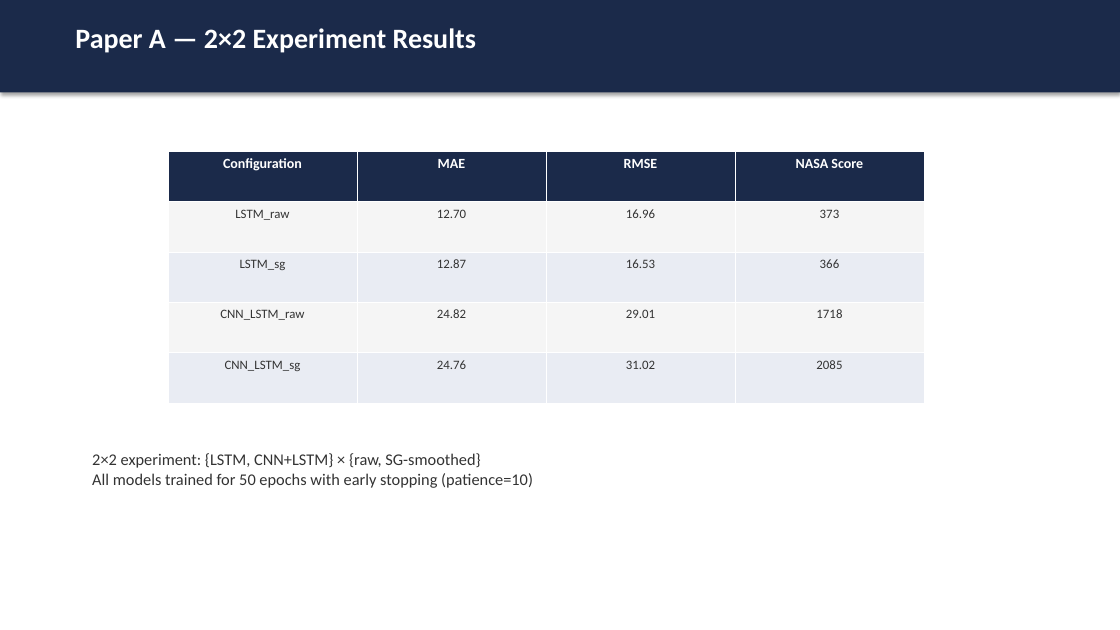
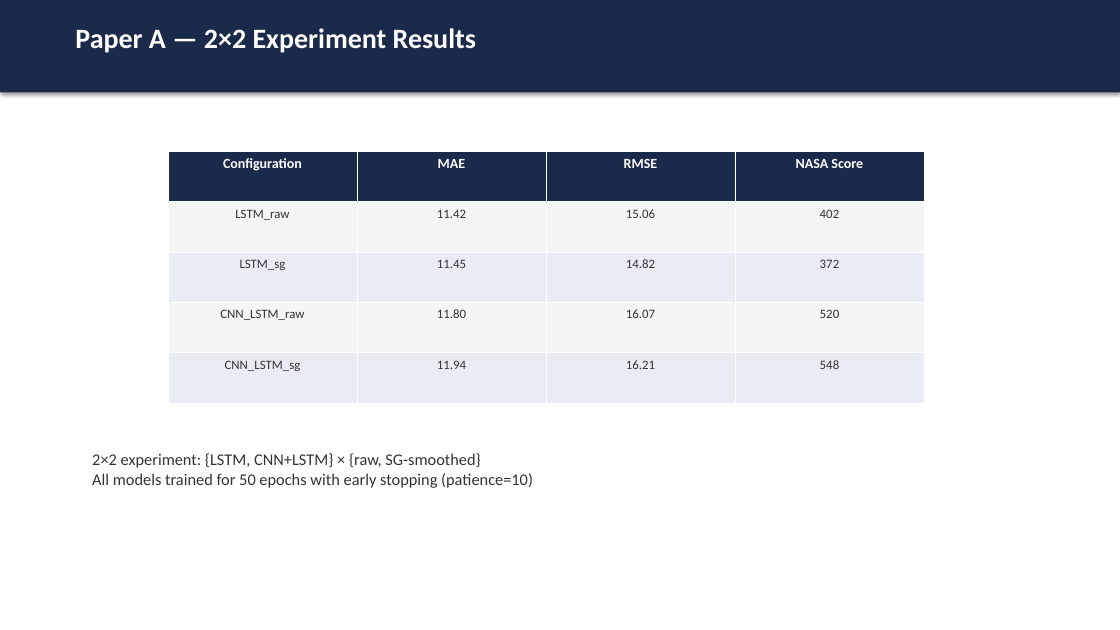
Before and after one commit to ArnabbLank/Predictive-Maintenance-RCA, a slide deck: slide 27 of reports/mid_semester_presentation.pptx. Drawn at 1120x630 pixels with LibreOffice and Linux fonts; fonts in the diff are those of the drawing. Boxes give left, top, right and bottom in pixels: in the first picture for what was removed or moved away, otherwise in the second. Text is boxed around its words. In the diff, an @@ line names an element or a change of style, - is before the commit and + after.

```diff
--- a/reports/mid_semester_presentation.pptx
+++ b/reports/mid_semester_presentation.pptx
@@ table at box(168, 151, 924, 403) @@
-row 2: LSTM_raw | 12.70 | 16.96 | 373
+row 2: LSTM_raw | 11.42 | 15.06 | 402
-row 3: LSTM_sg | 12.87 | 16.53 | 366
+row 3: LSTM_sg | 11.45 | 14.82 | 372
-row 4: CNN_LSTM_raw | 24.82 | 29.01 | 1718
+row 4: CNN_LSTM_raw | 11.80 | 16.07 | 520
-row 5: CNN_LSTM_sg | 24.76 | 31.02 | 2085
+row 5: CNN_LSTM_sg | 11.94 | 16.21 | 548
```
Also in this commit, not shown: 9 other slides changed, 37 other files.
